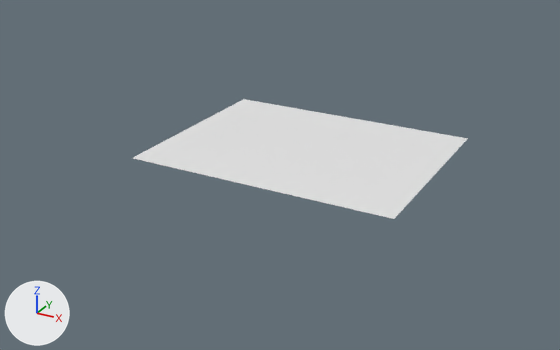
A saved change to the FBX model Base_basis/basis.fbx.
One viewpoint serves both versions: a 50 mm lens placed at (190.0, -370.0, 165.0), pointed at (-8.0, -11.0, -15.0). Every picture has the same lights, and +X, +Y and +Z are marked at lower left.

In view in the first picture: 'pagrindas'.
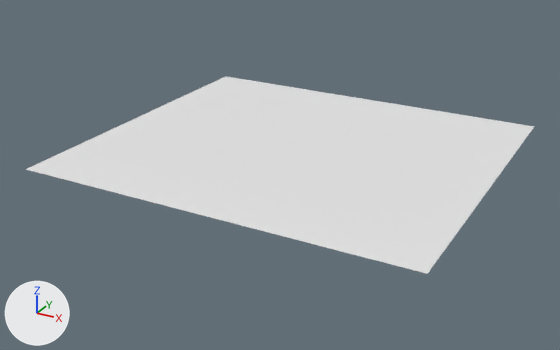
Edits to the bpy script that builds the scene:
```text
Change me_plane:
    used by ob_pagrindas; location = (0.0, 0.0, 0.0)
    remove me_plane.from_pydata(...)  # 2935 vertices, 2933 faces; spans x -75.0..80.0, y -60.0..60.0, z 0.0
    add me_plane.from_pydata(...)  # 4015 vertices, 3980 faces; spans x -115.0..110.0, y -100.0..100.0, z 0.0
    me_plane part 1: 1080 vertices added at x -115.0..110.0, y -100.0..100.0, z 0.0
```

Boxes (x1, y1, x2, y2) around the edits, measured in the pictures (560 x 350 px):
'pagrindas', reshaped (51% wider, 64% taller)
    before: (133, 99, 468, 219)
    after: (26, 76, 534, 274)
part 1 of me_plane, added
    after: (26, 76, 534, 274)
